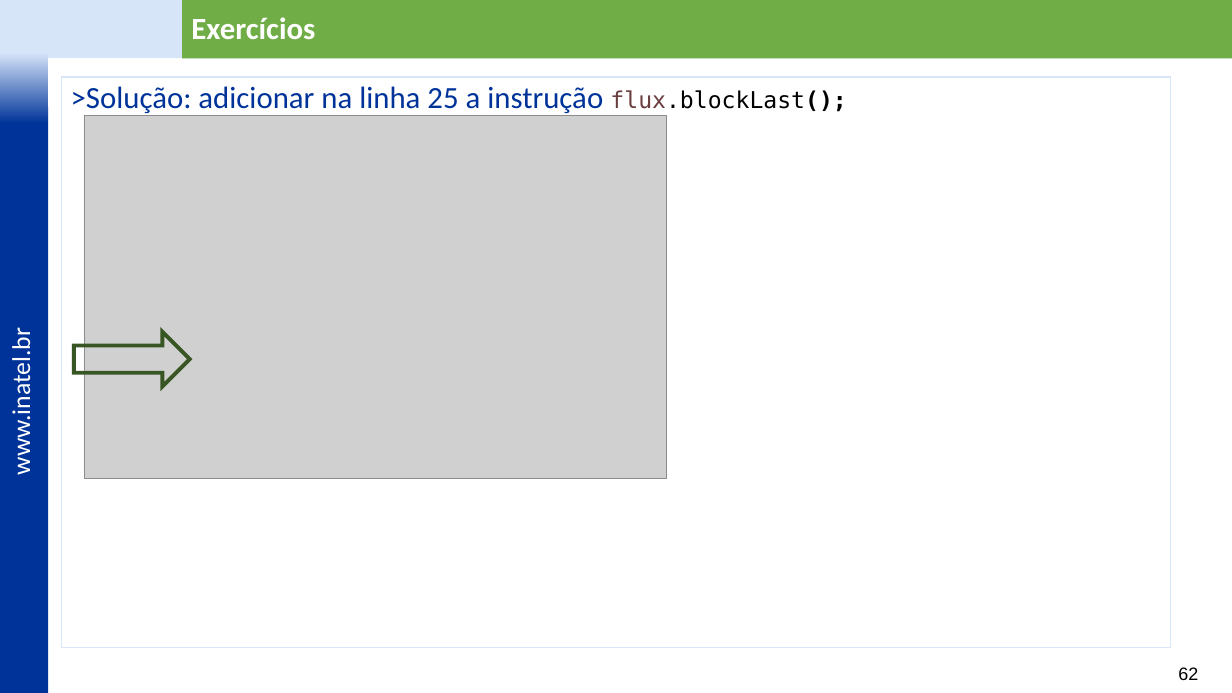
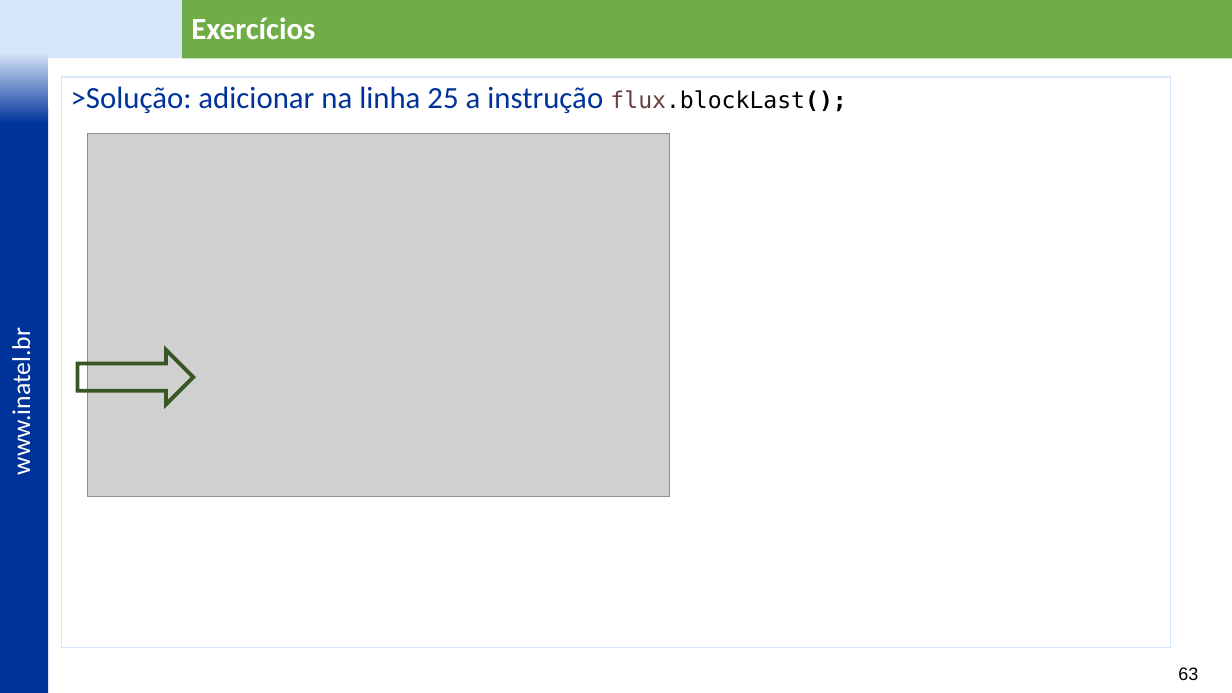
Before and after one commit to vitor-figueiredo/MyRestAPI, a slide deck: slide 63 of docs/Laboratório - REST - v2.pptx (slide 62 before the commit). Drawn at 1232x693 pixels with LibreOffice and Linux fonts; fonts in the diff are those of the drawing; grey boxes stand for pictures; background and template pictures are left out. Boxes give left, top, right and bottom in pixels: in the first picture for what was removed or moved away, otherwise in the second. Text is boxed around its words. In the diff, an @@ line names an element or a change of style, - is before the commit and + after.

```diff
--- a/docs/Laboratório - REST - v2.pptx
+++ b/docs/Laboratório - REST - v2.pptx
@@ picture: place and size @@
-picture at box(84, 116, 666, 479)
+picture at box(88, 133, 670, 496)
@@ left arrow: place and size @@
-left arrow at box(74, 332, 189, 386)
+left arrow at box(78, 350, 193, 405)
@@ page number at box(1178, 667, 1198, 680): text changed @@
-62
+63
```
Also in this commit, not shown: 16 other slides changed, 2 slides added, 1 slide removed, 3 other files.
